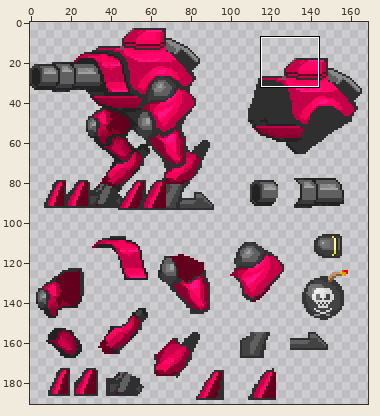
A sprite sheet gets an edit: Assets/Enemies/Tier04/CannonFoot/CannonFoot.png. The first picture is a wide view before the edit; the outline marks the close-up.
Close-up. First the earlier version:
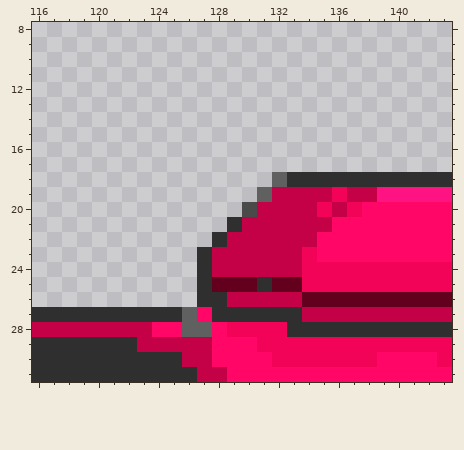
The file is 169x191 pixels. Colours within 5 levels of each other are drawn and written as one. Shown: x 116..143, y 8..31.
Now the later version:
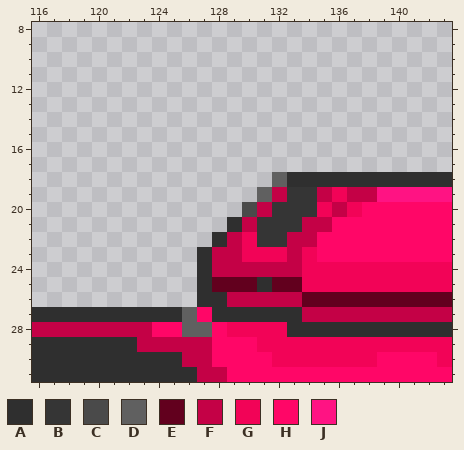
Palette (. is transparent): A #2f2f2f  B #353535  C #4a4a4a  D #606060  E #62001e  F #c40146  G #f20357  H #ff0667  J #ff1383
What changed:
Colour B replaces colour F in row 19 at x 133 to 134; in row 20 at x 132 to 134; in row 21 at x 131 to 133; in row 22 at x 131 to 132.
Colour G replaces colour F in row 22 at x 130; in row 23 at x 130 to 132.
Where, in picture pixels (left, top, right, bottom), the same in both close-ups:
changed: (242, 187, 317, 262)
